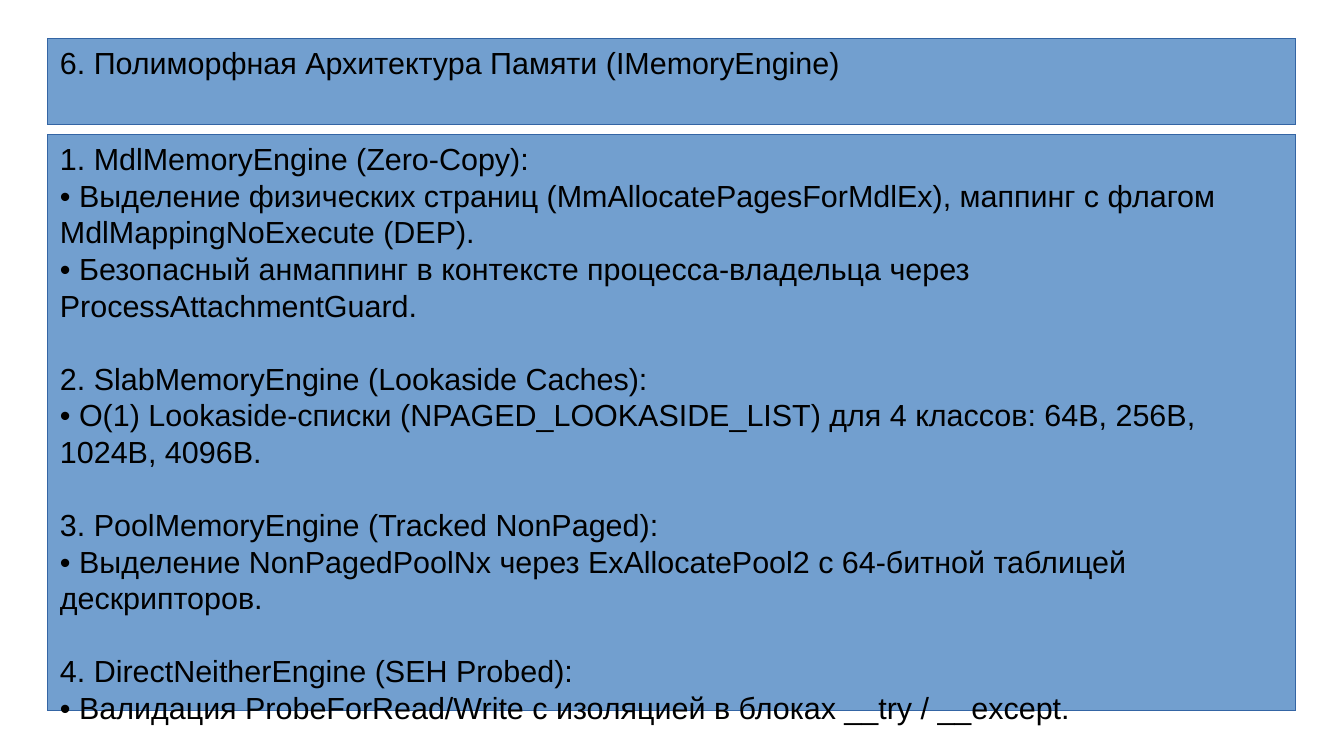
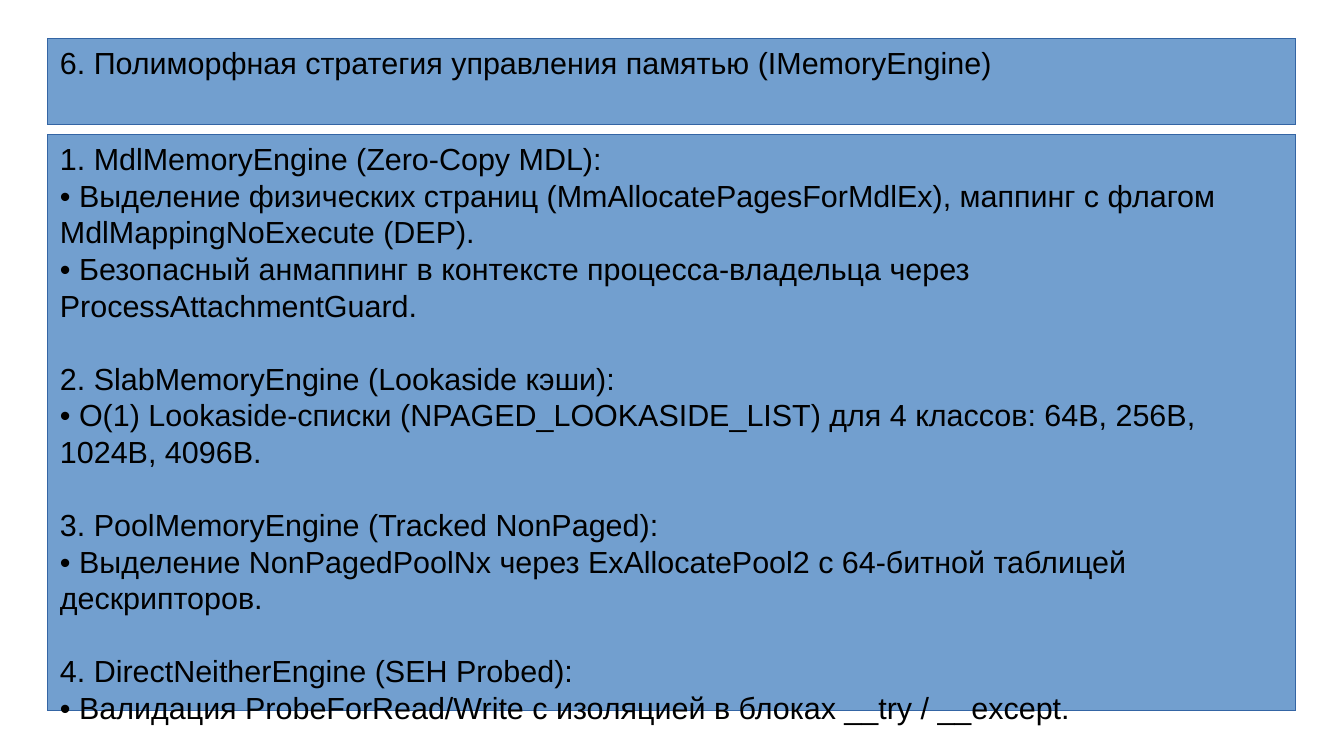
Before and after one commit to LucPrusPPi/unsolicited-non-paged-driver, a slide deck: slide 7 of docs/presentation/unpd_defense_presentation.odp. Drawn at 1344x756 pixels with LibreOffice and Linux fonts; fonts in the diff are those of the drawing. Boxes give left, top, right and bottom in pixels: in the first picture for what was removed or moved away, otherwise in the second. Text is boxed around its words. In the diff, an @@ line names an element or a change of style, - is before the commit and + after.

```diff
--- a/docs/presentation/unpd_defense_presentation.odp
+++ b/docs/presentation/unpd_defense_presentation.odp
@@ text in rectangle at [60,52,992,80]: text changed @@
-6. Полиморфная Архитектура Памяти (IMemoryEngine)
+6. Полиморфная стратегия управления памятью (IMemoryEngine)
@@ text in rectangle at [60,148,602,176]: text changed @@
-1. MdlMemoryEngine (Zero-Copy):
+1. MdlMemoryEngine (Zero-Copy MDL):
@@ text in rectangle at [60,368,615,396]: text changed @@
-2. SlabMemoryEngine (Lookaside Caches):
+2. SlabMemoryEngine (Lookaside кэши):
```
Also in this commit, not shown: 9 other slides changed, 2 other files.
